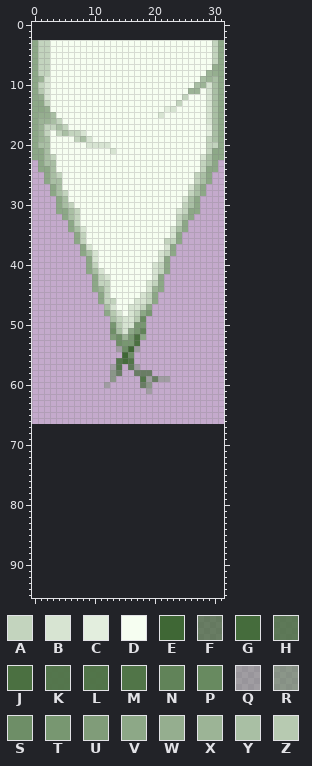
A sprite sheet gets an edit: assets/root_tip_final.png. The picture above was drawn from the file before the commit.
The file is 32x64 pixels. Colours within 5 levels of each other are drawn and written as one. The old version is drawn lined up with the new one, on the new canvas.
Palette (. is transparent): A #c3d4be  B #d7e4d2  C #e3eede  D #f6fef1  E #3f6735  F #446b3ab6  G #456c3c  H #496f40d3  J #4b7041  K #4d7244ef  L #4e7345f6  M #517548  N #618359  P #688a60  Q #6b8a6366  R #6b8a63a3  S #6e8e67  T #789771  U #809c79  V #8da887  W #95ae8f  X #9cb496  Y #a9bfa4  Z #b7cab1
Pixels before (only the part around the change), first column x 0:
 0 ................................
 1 ................................
 2 ................................
 3 VAADDDDDDDDDDDDDDDDDDDDDDDDDDDAV
 4 VAADDDDDDDDDDDDDDDDDDDDDDDDDDDAV
 5 VAADDDDDDDDDDDDDDDDDDDDDDDDDDDAV
 6 VAADDDDDDDDDDDDDDDDDDDDDDDDDDDAV
 7 VAADDDDDDDDDDDDDDDDDDDDDDDDDDDWV
 8 VAADDDDDDDDDDDDDDDDDDDDDDDDDDXWV
 9 VXBDDDDDDDDDDDDDDDDDDDDDDDDDYXYV
10 VABDDDDDDDDDDDDDDDDDDDDDDDDYXBYV
11 VZBDDDDDDDDDDDDDDDDDDDDDDDXXDBYV
12 VWBDDDDDDDDDDDDDDDDDDDDDDADDDBYV
13 VVADDDDDDDDDDDDDDDDDDDDDADDDDBYV
14 VVWDDDDDDDDDDDDDDDDDDDCBDDDDDBYV
15 VWWYDDDDDDDDDDDDDDDDDBDDDDDDDBYV
16 VXXYADDDDDDDDDDDDDDDDDDDDDDDDBYV
17 VXAAYADDDDDDDDDDDDDDDDDDDDDDDCYV
18 VXADAYAABDDDDDDDDDDDDDDDDDDDDCYV
19 VXYDDDDAYBDDDDDDDDDDDDDDDDDDDAYV
20 VYYDDDDDDBBBBDDDDDDDDDDDDDDDDAAV
21 VVYDDDDDDDDDDBDDDDDDDDDDDDDDDAVV
22 VVYADDDDDDDDDDDDDDDDDDDDDDDDBYVV
23 .VYYDDDDDDDDDDDDDDDDDDDDDDDDAYV.
24 .VVYDDDDDDDDDDDDDDDDDDDDDDDDAVV.
25 ..VYADDDDDDDDDDDDDDDDDDDDDDAYV..
26 ..VYYDDDDDDDDDDDDDDDDDDDDDDAYV..
27 ...VYDDDDDDDDDDDDDDDDDDDDDBYV...
28 ...VYADDDDDDDDDDDDDDDDDDDDAYV...
29 ....VYDDDDDDDDDDDDDDDDDDDBYV....
30 ....VYADDDDDDDDDDDDDDDDDDAYV....
31 ....VVYADDDDDDDDDDDDDDDDBAVV....
32 .....VYADDDDDDDDDDDDDDDDAYV.....
33 ......VADDDDDDDDDDDDDDDDAV......
34 ......VYBDDDDDDDDDDDDDDBYV......
35 .......VADDDDDDDDDDDDDDBV.......
36 .......VADDDDDDDDDDDDDAAV.......
37 ........VBDDDDDDDDDDDDBV........
38 ........VYBDDDDDDDDDDBAV........
39 .........VBDDDDDDDDDDBV.........
40 .........VADDDDDDDDDBAV.........
41 .........VYBDDDDDDDDBAV.........
42 ..........VABDDDDDDDBV..........
43 ..........VAADDDDDDBAV..........
44 ..........VXADDDDDDBXV..........
45 ...........VADDDDDBAV...........
46 ...........VAADDDBBAV...........
47 ............YBDDBBAV............
48 ............VZBDBAVT............
49 .............YABBZP.............
50 .............TZBBTT.............
51 .............SYBVTN.............
52 .............USXTJV.............
53 ..............STTJ..............
54 ..............QSEQ..............
55 ...............ES...............
56 ..............KGM...............
57 .............QK.HQ..............
58 .............RF..FFF............
59 .............R....LQFQQ.........
60 ............Q.....FR............
61 ...................Q............
62 ................................
63 ................................
64 ................................
65 ................................
66 ................................
67 ................................
68 ................................
69 ................................
70 ................................
71 ................................
72 ................................
73 ................................
74 ................................
75 ................................
76 ................................
77 ................................
78 ................................
79 ................................
80 ................................
81 ................................
82 ................................
83 ................................
84 ................................
85 ................................
86 ................................
87 ................................
88 ................................
89 ................................
90 ................................
The same view after the edit:
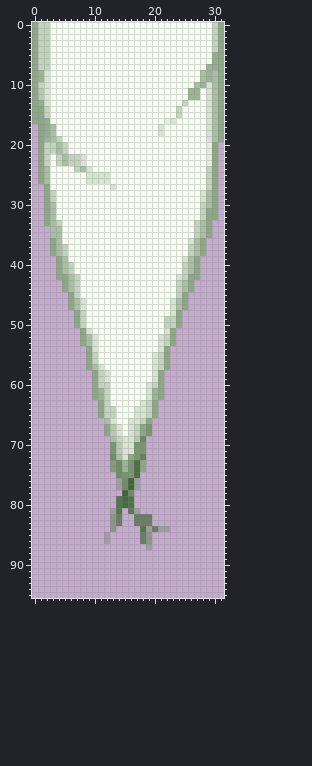
Commit: root head fixx, subsurface rename
The edit:
canvas 32x64 -> 32x96, the old top-left corner now at 0,3
y 0..2: x 0..31 ................................ -> VAADDDDDDDDDDDDDDDDDDDDDDDDDDDAV
y 5..6: x 30 A -> W
y 7: x 29 D -> X
y 8: x 1..2 AA -> XB; x 28 D -> Y; x 30 W -> Y
y 12: x 1 W -> Z; x 25..27 ADD -> DXX
y 13: x 1..2 VA -> WB; x 24..25 AD -> DA
y 14: x 2 W -> A; x 22..24 CBD -> DDA
y 15: x 1..3 WWY -> VAD; x 21 B -> D; x 24 D -> A
y 16: x 1..4 XXYA -> VWDD; x 22..23 DD -> CB
y 17: x 0..5 VXAAYA -> .VWYDD; x 21 D -> B; x 29 C -> B
y 18: x 0..8 VXADAYAAB -> .VWYDDDDD; x 21 D -> B; x 29 C -> B
y 19: x 0..4 VXYDD -> .VXYA; x 7..9 AYB -> DDD; x 29 A -> B
y 20: x 0..5 VYYDDD -> .VAAYA; x 9..12 BBBB -> DDDD; x 29..31 AAV -> CV.
y 21: x 0 V -> .; x 2..5 YDDD -> AAYA; x 13 B -> D; x 29 A -> C; x 31 V -> .
y 22: x 0 V -> .; x 2..8 YADDDDD -> ADAYAAB; x 28..29 BY -> DC; x 31 V -> .
y 23: x 2..8 YYDDDDD -> ADAYAAB; x 28..29 AY -> DC
y 24: x 2..3 VY -> YD; x 7..9 DDD -> AYB; x 28..29 AV -> DA
y 25: x 1..4 .VYA -> VYDD; x 9..12 DDDD -> BBBB; x 27..30 AYV. -> DDAV
y 26: x 1..4 .VYY -> VYDD; x 9..12 DDDD -> BBBB; x 27..30 AYV. -> DDAV
y 27: x 2..4 .VY -> VDD; x 13 D -> B; x 26..30 BYV.. -> DDDAV
y 28: x 2..5 .VYA -> VADD; x 26..30 AYV.. -> DDBYV
y 29: x 2..5 ..VY -> VADD; x 25..30 BYV... -> DDDBYV
y 30: x 2..6 ..VYA -> VYDDD; x 25..30 AYV... -> DDDAYV
y 31: x 2..7 ..VVYA -> VYDDDD; x 24..30 BAVV... -> DDDDAVV
y 32: x 2..7 ...VYA -> VYDDDD; x 24..30 AYV.... -> DDDDAVV
y 33: x 2..7 ....VA -> VYADDD; x 24..29 AV.... -> DDDAYV
y 34: x 3..8 ...VYB -> YYDDDD; x 23..29 BYV.... -> DDDDAYV
y 35: x 3..8 ....VA -> YYDDDD; x 23..29 BV..... -> DDDDAYV
y 36: x 3..8 ....VA -> VYDDDD; x 22..28 AAV.... -> DDDDBYV
y 37: x 3..9 .....VB -> VYADDDD; x 22..28 BV..... -> DDDDAYV
y 38: x 3..10 .....VYB -> VYADDDDD; x 21..28 BAV..... -> DDDDDAYV
y 39: x 4..10 .....VB -> VYDDDDD; x 21..27 BV..... -> DDDDBYV
y 40: x 4..10 .....VA -> VYADDDD; x 20..27 BAV..... -> DDDDDAYV
y 41: x 4..11 .....VYB -> VYADDDDD; x 20..27 BAV..... -> DDDDDAYV
y 42: x 4..12 ......VAB -> VVYADDDDD; x 20..27 BV...... -> DDDDBAVV
y 43: x 5..12 .....VAA -> VYADDDDD; x 19..26 BAV..... -> DDDDDAYV
y 44: x 5..12 .....VXA -> VYADDDDD; x 19..26 BXV..... -> DDDDDAYV
y 45: x 6..12 .....VA -> VADDDDD; x 18..25 BAV..... -> DDDDDDAV
y 46: x 6..13 .....VAA -> VYBDDDDD; x 17..25 BBAV..... -> DDDDDDBYV
y 47: x 6..13 ......YB -> VYBDDDDD; x 16..25 BBAV...... -> DDDDDDDBYV
y 48: x 7..14 .....VZB -> VADDDDDD; x 16..24 BAVT..... -> DDDDDDDBV
y 49: x 7..24 ......YABBZP...... -> VADDDDDDDDDDDDDAAV
y 50: x 7..24 ......TZBBTT...... -> VADDDDDDDDDDDDDAAV
y 51: x 8..23 .....SYBVTN..... -> VBDDDDDDDDDDDDBV
y 52: x 8..23 .....USXTJV..... -> VYBDDDDDDDDDDBAV
y 53: x 8..23 ......STTJ...... -> VYBDDDDDDDDDDBAV
y 54: x 9..22 .....QSEQ..... -> VBDDDDDDDDDDBV
y 55: x 9..22 ......ES...... -> VADDDDDDDDDBAV
y 56: x 9..22 .....KGM...... -> VADDDDDDDDDBAV
y 57: x 9..22 ....QK.HQ..... -> VYBDDDDDDDDBAV
y 58: x 10..21 ...RF..FFF.. -> VABDDDDDDDBV
y 59: x 10..22 ...R....LQFQQ -> VABDDDDDDDBV.
y 60: x 10..21 ..Q.....FR.. -> VAADDDDDDBAV
y 61: x 10..21 .........Q.. -> VXADDDDDDBXV
y 62: x 10..21 ............ -> VXADDDDDDBXV
y 63: x 11..20 .......... -> VADDDDDBAV
y 64..65: x 11..20 .......... -> VAADDDBBAV
y 66: x 12..19 ........ -> YBDDBBAV
y 67..68: x 12..19 ........ -> VZBDBAVT
y 69: x 13..18 ...... -> YABBZP
y 70..71: x 13..18 ...... -> TZBBTT
y 72: x 13..18 ...... -> SYBVTN
y 73..74: x 13..18 ...... -> USXTJV
y 75: x 14..17 .... -> STTJ
y 76..77: x 14..17 .... -> QSEQ
y 78: x 15..16 .. -> ES
y 79..80: x 14..16 ... -> KGM
y 81: x 13..14 .. -> QK; x 16..17 .. -> HQ
y 82..83: x 13..14 .. -> RF; x 17..19 ... -> FFF
y 84: x 13 . -> R; x 18..22 ..... -> LQFQQ
y 85..86: x 12 . -> Q; x 18..19 .. -> FR
y 87: x 19 . -> Q
Pixel boxes of the changes (left, top, right, bottom) in both pictures:
changed: (32, 22, 224, 76)
changed: (32, 94, 224, 550)
